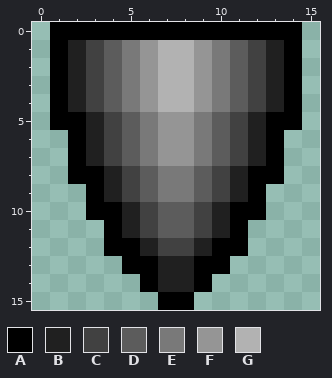
Pixel-art sprite -- Assets/Textures/SkillShieldSpr.png. Above, as it was before the edit.
The file is 16x16 pixels.
Palette (. is transparent): A #000000  B #202020  C #414141  D #5c5c5c  E #797979  F #959595  G #b2b2b2
Pixels before, first column x 1:
 0 AAAAAAAAAAAAAA
 1 ABCDEFGGFEDCBA
 2 ABCDEFGGFEDCBA
 3 ABCDEFGGFEDCBA
 4 ABCDEFGGFEDCBA
 5 AABCDEFFEDCBAA
 6 .ABCDEFFEDCBA.
 7 .ABCDEFFEDCBA.
 8 .AABCDEEDCBAA.
 9 ..ABCDEEDCBA..
10 ..AABCDDCBAA..
11 ...ABCDDCBA...
12 ...AABCCBAA...
13 ....AABBAA....
14 .....ABBA.....
15 ......AA......
Once edited:
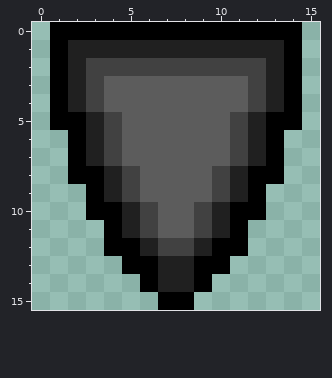
What changed:
Changed rows in their new state; - is an unchanged pixel.
first column x 3:
 1 BBBBBBBBBB
 2 -CCCCCCCC-
 3 --DDDDDD--
 4 --DDDDDD--
 5 ---DDDD---
 6 ---DDDD---
 7 ---DDDD---
 8 ----DD----
 9 ----DD----
